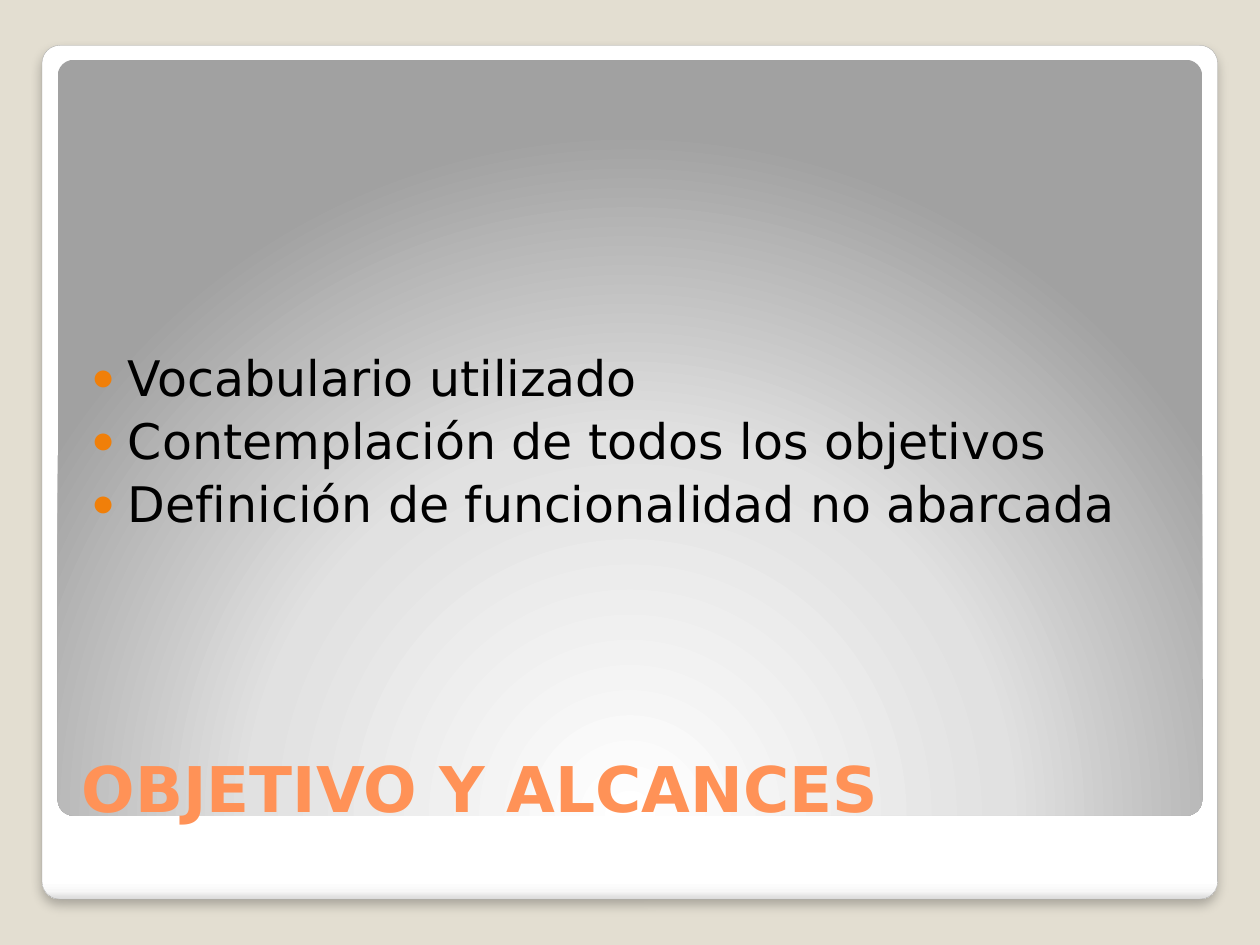
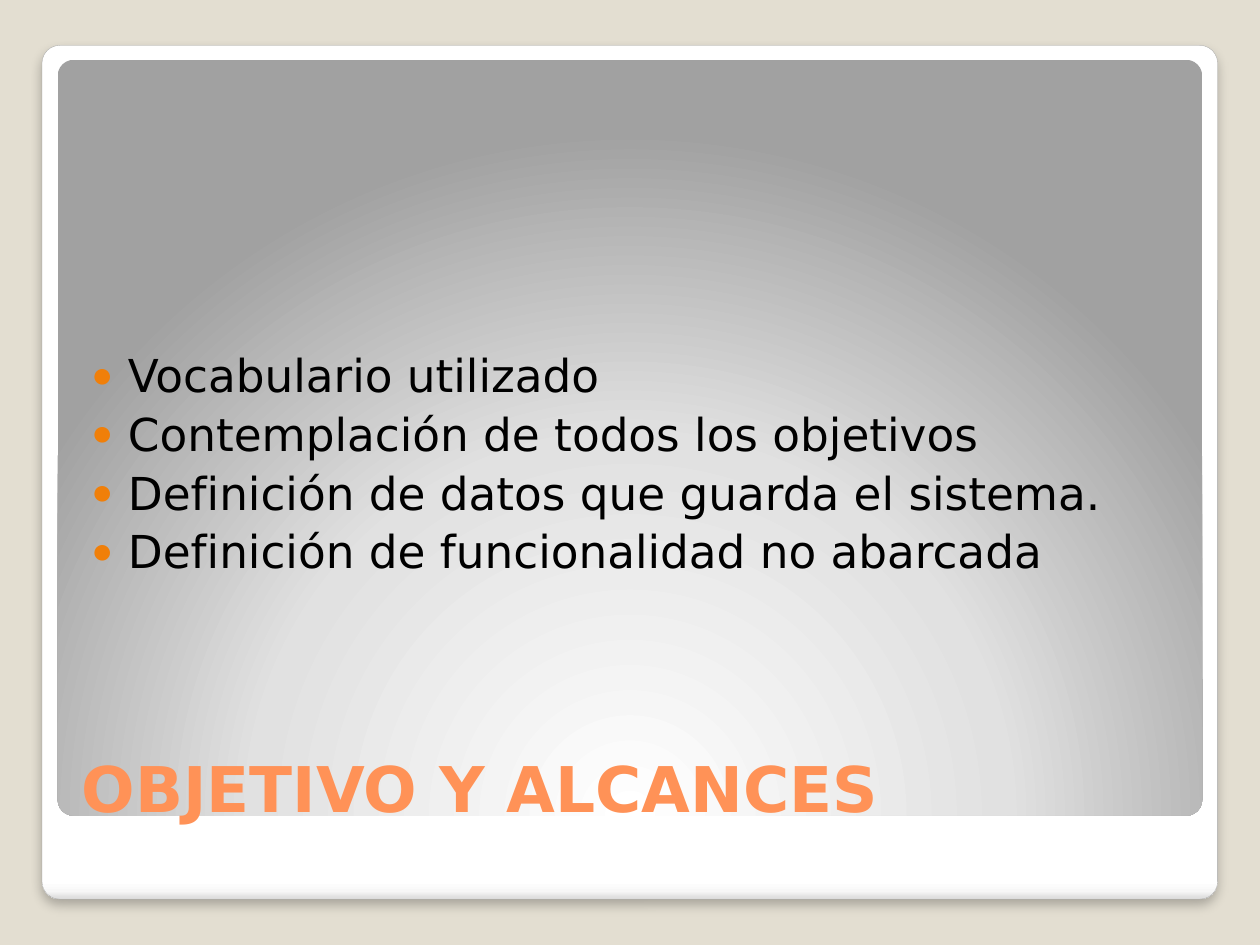
Before and after one commit to invernizzie/fiuba-grupoanin, a slide deck: slide 3 of TODOMUNDO/presentacion.pptx. Drawn at 1260x945 pixels with LibreOffice and Linux fonts; fonts in the diff are those of the drawing. Boxes give left, top, right and bottom in pixels: in the first picture for what was removed or moved away, otherwise in the second. Text is boxed around its words. In the diff, an @@ line names an element or a change of style, - is before the commit and + after.

```diff
--- a/TODOMUNDO/presentacion.pptx
+++ b/TODOMUNDO/presentacion.pptx
@@ text at <box>128,357,1042,569</box>: size 28 to 25.9 pt in "Vocabulario utilizado", "Contemplación de todos los objetivos", "Definición de funcionalidad no abarcada" @@
@@ text at <box>128,474,1101,520</box>: paragraph added @@
+● Definición de datos que guarda el sistema.
```
Also in this commit, not shown: 6 other slides changed, 1 slide added, 1 slide removed.
